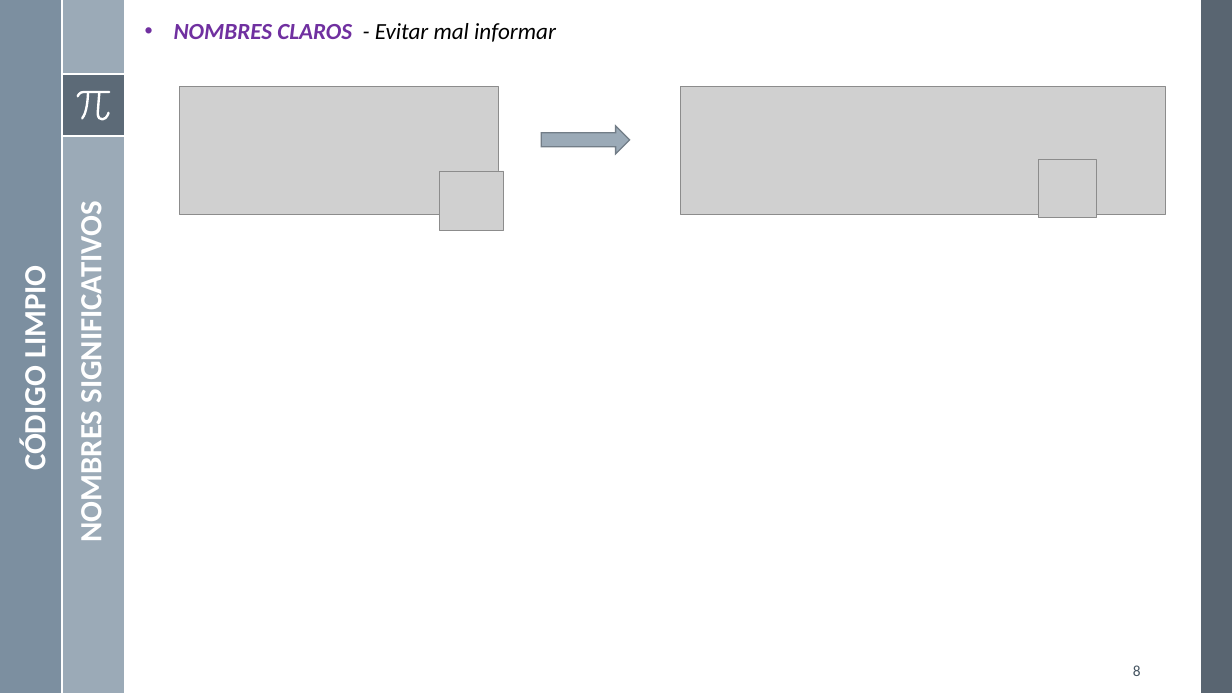
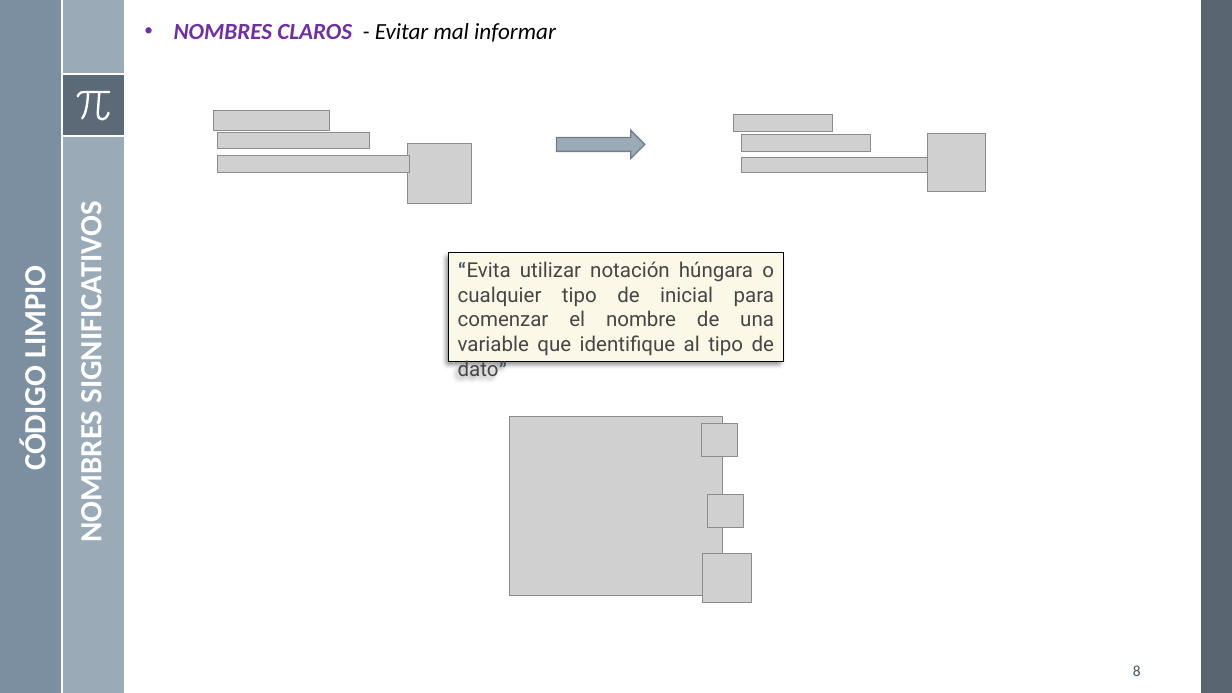
Before and after one commit to mgutierreza/Know, a slide deck: slide 8 of Programacion/POO/POO Buenas Practicas.pptx. Drawn at 1232x693 pixels with LibreOffice and Linux fonts; fonts in the diff are those of the drawing; grey boxes stand for pictures. Boxes give left, top, right and bottom in pixels: in the first picture for what was removed or moved away, otherwise in the second. Text is boxed around its words. In the diff, an @@ line names an element or a change of style, - is before the commit and + after.

```diff
--- a/Programacion/POO/POO Buenas Practicas.pptx
+++ b/Programacion/POO/POO Buenas Practicas.pptx
@@ picture removed at (179,87,498,215) @@
@@ picture removed at (681,87,1166,214) @@
@@ picture added at (213,111,330,130) @@
@@ picture added at (733,115,833,131) @@
@@ picture added at (217,133,369,149) @@
@@ picture: place and size @@
-picture at (440,171,504,230)
+picture at (408,144,471,203)
@@ right arrow: place and size @@
-right arrow at (542,126,630,153)
+right arrow at (556,130,645,158)
@@ picture added at (742,135,872,152) @@
@@ picture: place and size @@
-picture at (1038,160,1096,218)
+picture at (928,133,986,191)
@@ picture added at (217,155,409,172) @@
@@ picture added at (742,157,958,173) @@
@@ rectangle added at (448,252,783,361), fill #FCF8E7, outline #000000 0.75 pt, 16 pt, text #464646 @@
+“Evita utilizar notación húngara o cualquier tipo de inicial para comenzar el nombre de una variable que identifique al tipo de dato”
@@ group added at (509,417,751,603): 4 pictures @@
```
Also in this commit, not shown: 1 other slide changed, 3 slides added.
